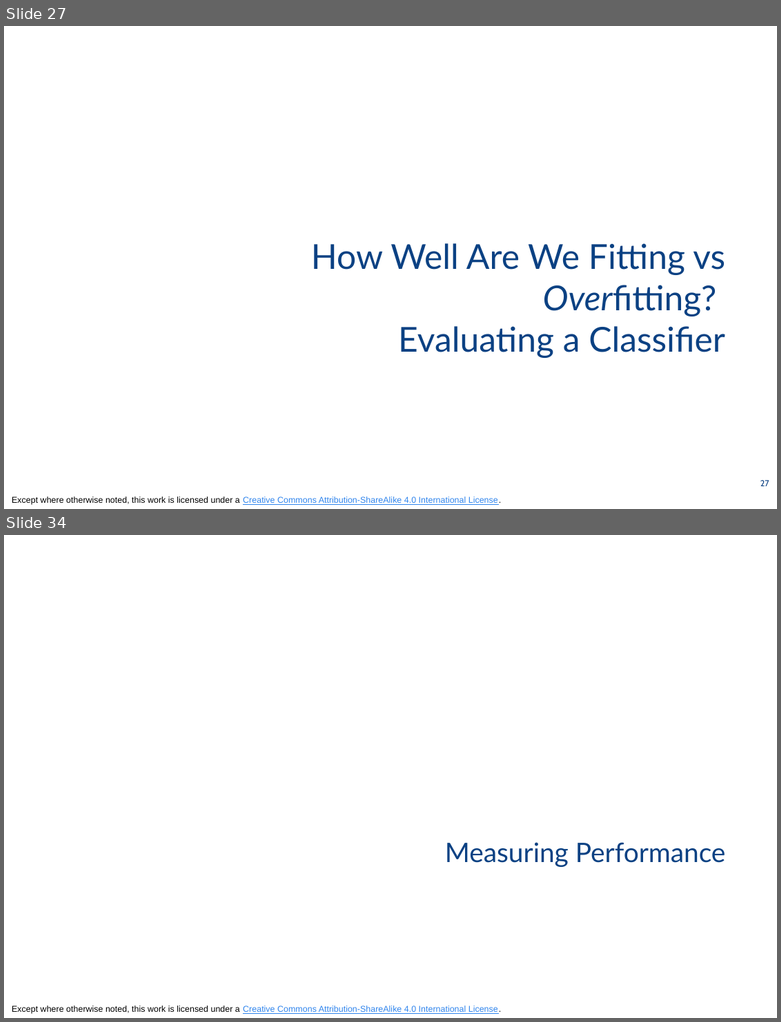
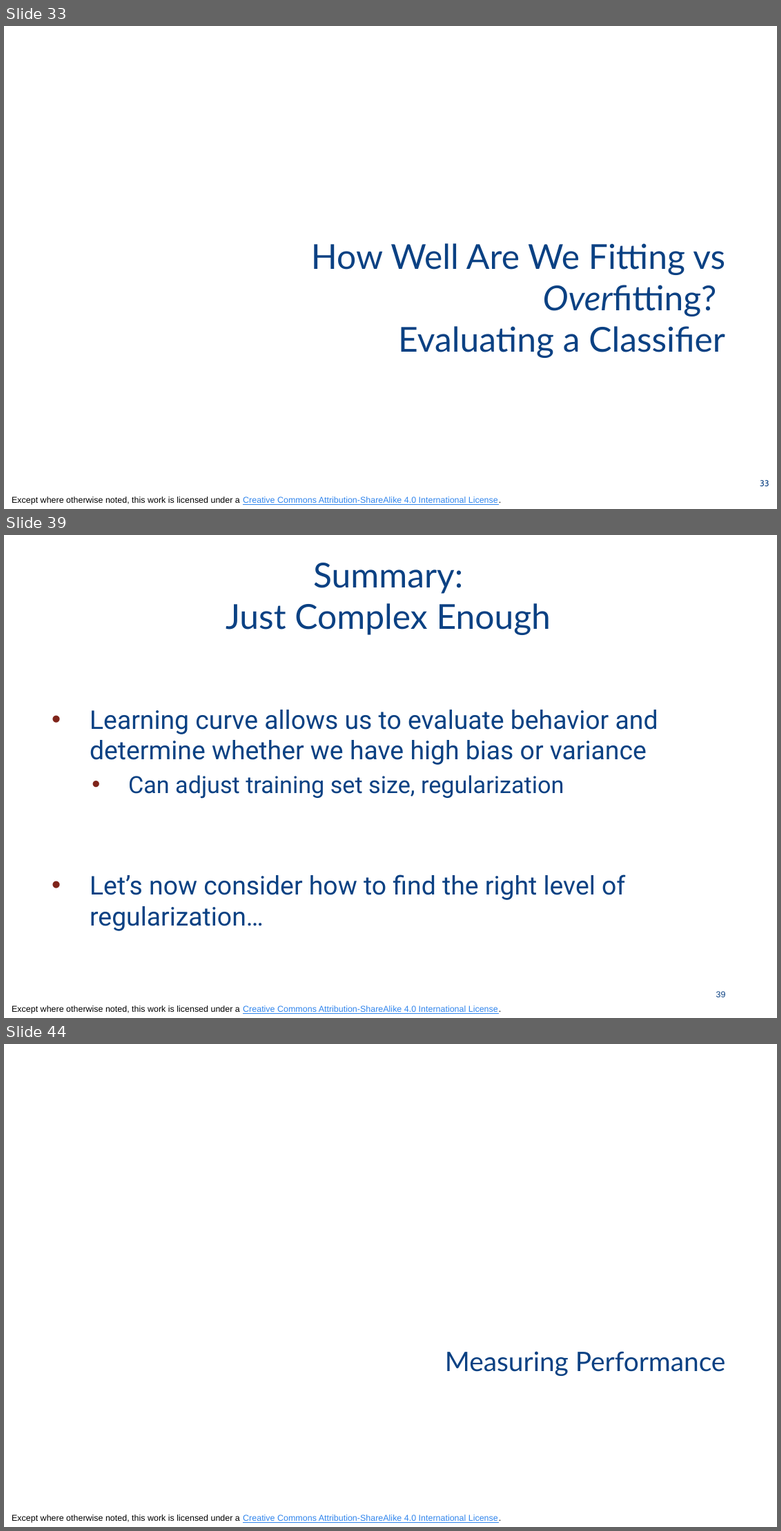
Before and after one commit to odpi/OpenDS4All, a slide deck: opends4all-resources/opends4all-model-assessment/TRAINING-ROBUST-MODELS-hyperparameters-tuning-validation.pptx. Shown one above the other, each under a label of ours: slides 27 and 34 before the commit, slides 33, 39 and 44 after it; the slides between them are not shown. The pictures are 781x1022 and 781x1531 pixels, drawn with LibreOffice and Linux fonts; fonts in the diff are those of the drawing. Boxes give left, top, right and bottom in pixels: in the first picture for what was removed or moved away, otherwise in the second. Text is boxed around its words. In the diff, an @@ line names an element or a change of style, - is before the commit and + after.

```diff
--- a/opends4all-resources/opends4all-model-assessment/TRAINING-ROBUST-MODELS-hyperparameters-tuning-validation.pptx
+++ b/opends4all-resources/opends4all-model-assessment/TRAINING-ROBUST-MODELS-hyperparameters-tuning-validation.pptx
@@ slide 39 added at (4,535,777,1018), background #FFFFFF; not listed: 1 template element that a slide beside it also shows @@
@@ title added at (225,563,550,635), 32 pt, text #0B4183 @@
+Summary:
+Just Complex Enough
@@ text added at (90,710,658,931), 24 pt, text #0B4183 @@
+• Learning curve allows us to evaluate behavior and determine whether we have high bias or variance
+  • Can adjust training set size, regularization
+• Let’s now consider how to find the right level of regularization…
@@ page number added at (716,991,726,997), 8 pt, text #0B4183 @@
+39
@@ what was slide 27 is now slide 33 @@
@@ page number at (760,480,769,486): text changed @@
-27
+33
@@ what was slide 34 is now slide 44 @@
```
Also in this commit, not shown: 7 slides changed, 10 other slides added, 1 slide removed.
